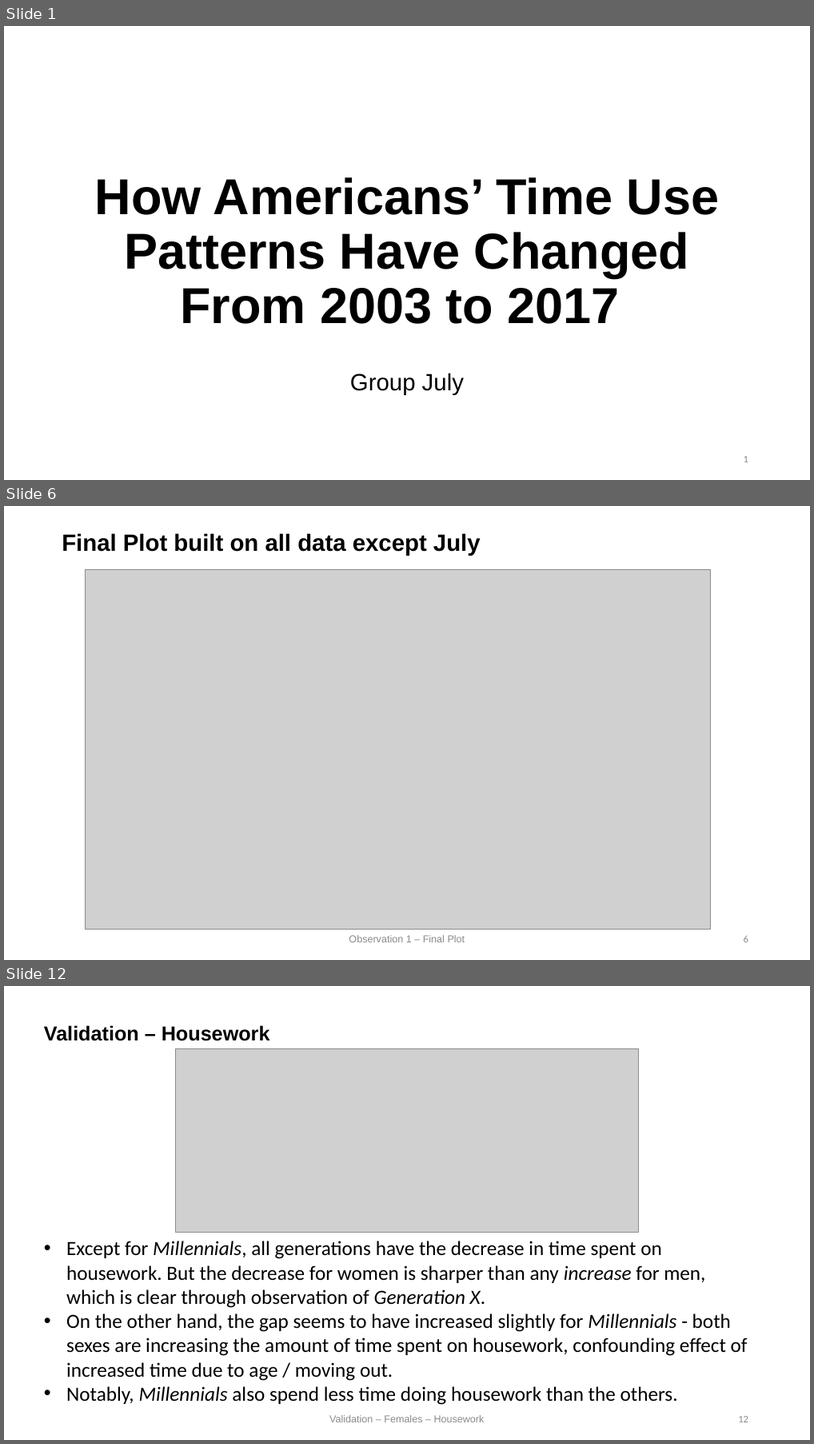
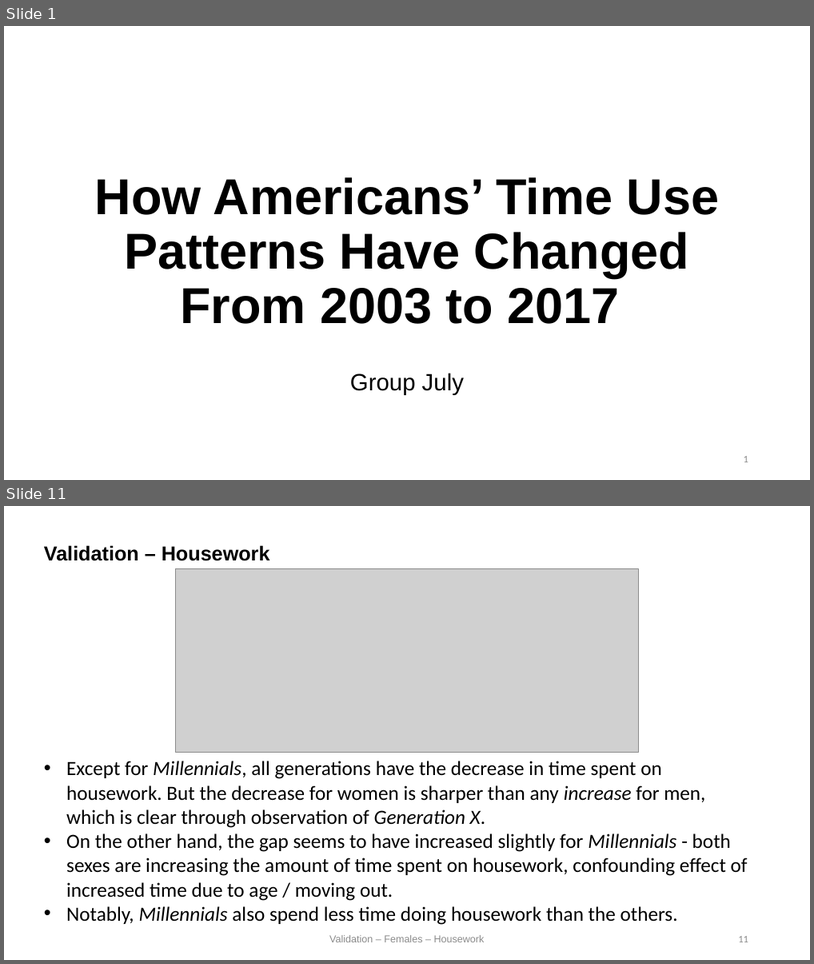
Before and after one commit to HarrisonWilde/AmericanTimeUseSurvey, a slide deck: Presentation/slides (1).pptx. Shown one above the other, each under a label of ours: slides 1, 6 and 12 before the commit, slides 1 and 11 after it; the slides between them are not shown. The pictures are 814x1444 and 814x964 pixels, drawn with LibreOffice and Linux fonts; fonts in the diff are those of the drawing; grey boxes stand for pictures. Boxes give left, top, right and bottom in pixels: in the first picture for what was removed or moved away, otherwise in the second. Text is boxed around its words. In the diff, an @@ line names an element or a change of style, - is before the commit and + after.

```diff
--- a/Presentation/slides (1).pptx
+++ b/Presentation/slides (1).pptx
@@ slide 6 removed at bbox=[4, 506, 810, 960], background #FFFFFF @@
@@ title removed at bbox=[62, 533, 481, 556] @@
-Final Plot built on all data except July
@@ picture removed at bbox=[85, 569, 710, 929] @@
@@ text removed at bbox=[349, 935, 466, 942] @@
-Observation 1 – Final Plot
@@ page number removed at bbox=[744, 935, 749, 942] @@
-6
@@ what was slide 12 is now slide 11 @@
```
Also in this commit, not shown: 10 slides changed, 1 slide added, 1 other slide removed, 26 other files.
